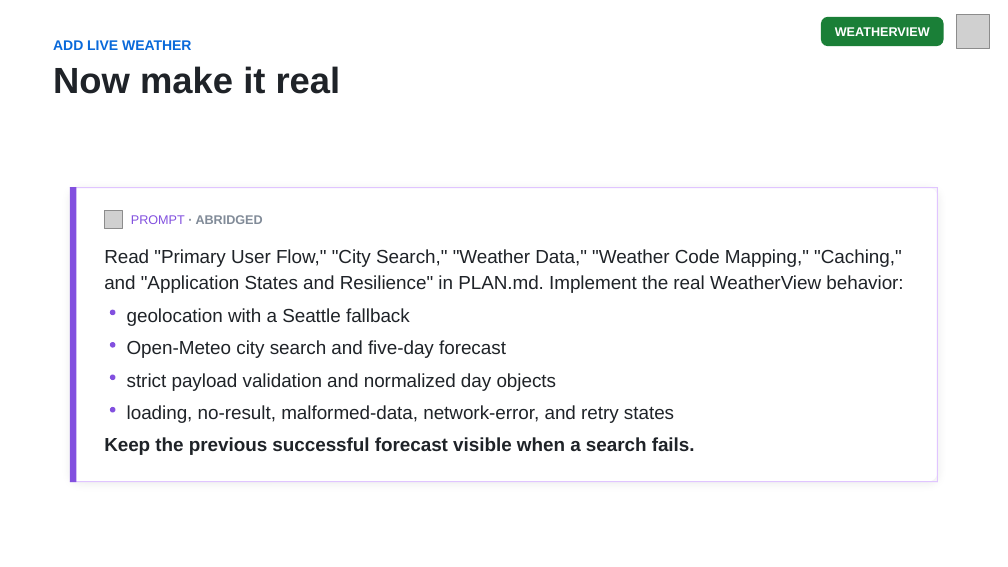
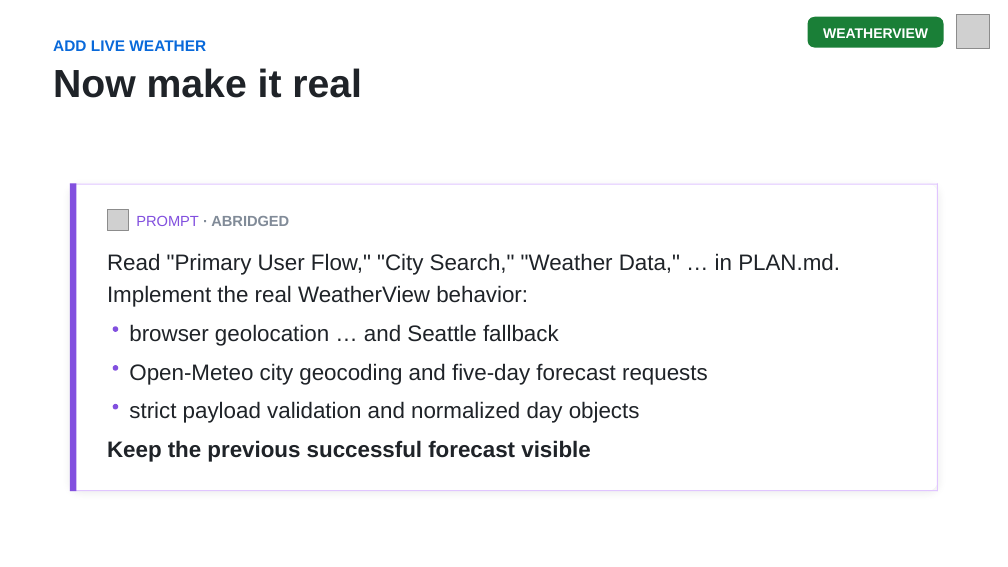
Before and after one commit to DanWahlin/agentic-journeys, a slide deck: slide 10 of slides/01-weather-view.pptx. Drawn at 1008x567 pixels with LibreOffice and Linux fonts; fonts in the diff are those of the drawing; grey boxes stand for pictures. Boxes give left, top, right and bottom in pixels: in the first picture for what was removed or moved away, otherwise in the second. Text is boxed around its words. In the diff, an @@ line names an element or a change of style, - is before the commit and + after.

```diff
--- a/slides/01-weather-view.pptx
+++ b/slides/01-weather-view.pptx
@@ rounded rectangle at (807,17,943,48): proportions changed @@
@@ rounded rectangle: place and size @@
-rounded rectangle at (821,17,943,46)
+rounded rectangle at (807,17,943,48)
@@ text "WEATHERVIEW": place and size @@
-text "WEATHERVIEW" at (835,27,930,36)
+text "WEATHERVIEW" at (823,28,928,38)
@@ text "WEATHERVIEW" at (823,28,928,38): size 9 to 10 pt @@
@@ text "ADD LIVE WEATHER" at (53,40,206,51): size 10 to 11 pt @@
@@ text "Now make it real" at (53,68,362,98): size 26 to 28 pt; line spacing 31pt to 33pt @@
@@ line moved from (70, 187) - (938, 187) to (70, 184) - (938, 184) @@
@@ rounded rectangle: place and size @@
-rounded rectangle at (70,187,937,483)
+rounded rectangle at (70,183,937,491)
@@ rounded rectangle at (70,183,937,491): proportions changed @@
@@ line moved from (74, 187) - (74, 482) to (74, 183) - (74, 491) @@
@@ line moved from (937, 187) - (937, 482) to (937, 183) - (937, 491) @@
@@ picture: place and size @@
-picture at (104,211,122,229)
+picture at (107,210,128,231)
@@ text "PROMPT · ABRIDGED" at (136,216,289,226): size 9 to 10.5 pt @@
@@ text at (107,253,840,307): text changed; size 13.5 to 16 pt @@
-Read "Primary User Flow," "City Search," "Weather Data," "Weather Code Mapping," "Caching," and "Application States and Resilience" in PLAN.md. Implement the real WeatherView behavior:
+Read "Primary User Flow," "City Search," "Weather Data," … in PLAN.md. Implement the real WeatherView behavior:
@@ rounded rectangle: place and size @@
-rounded rectangle at (110,309,116,316)
+rounded rectangle at (113,327,119,333)
@@ text at (129,324,559,346): text changed; size 13.5 to 16 pt @@
-geolocation with a Seattle fallback
+browser geolocation … and Seattle fallback
@@ rounded rectangle: place and size @@
-rounded rectangle at (110,342,116,348)
+rounded rectangle at (113,365,119,371)
@@ text at (129,363,708,385): text changed; size 13.5 to 16 pt @@
-Open-Meteo city search and five-day forecast
+Open-Meteo city geocoding and five-day forecast requests
@@ rounded rectangle removed at (110,407,116,413) @@
@@ rounded rectangle: place and size @@
-rounded rectangle at (110,375,116,381)
+rounded rectangle at (113,404,119,410)
@@ text removed at (127,405,674,423) @@
-loading, no-result, malformed-data, network-error, and retry states
@@ text "strict payload validation and normalized ...": place and size @@
-text "strict payload validation and normalized ..." at (127,373,557,391)
+text "strict payload validation and normalized ..." at (129,401,640,423)
@@ text "strict payload validation and normalized ..." at (129,401,640,423): size 13.5 to 16 pt; line spacing 19.2pt to 22.7pt @@
@@ text at (107,440,590,462): text changed; size 13.5 to 16 pt @@
-Keep the previous successful forecast visible when a search fails.
+Keep the previous successful forecast visible
@@ line moved from (70, 482) - (938, 482) to (70, 491) - (938, 491) @@
```
Also in this commit, not shown: 23 other slides changed, 7 other files.
